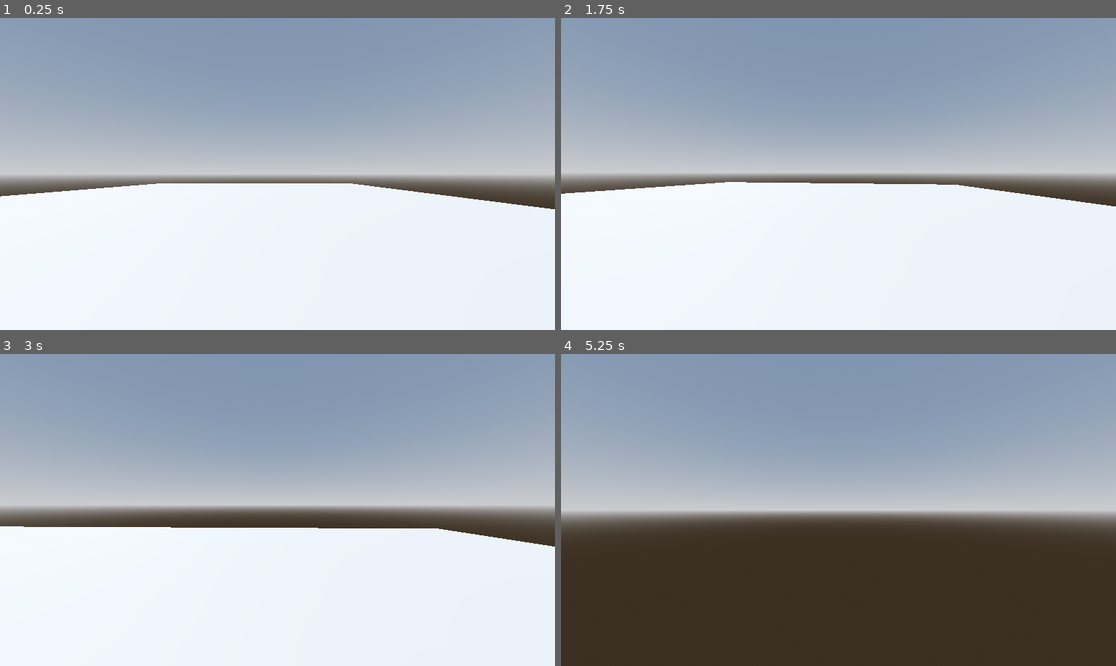
Above: before the commit, frames 1-4 (two rows, left to right).
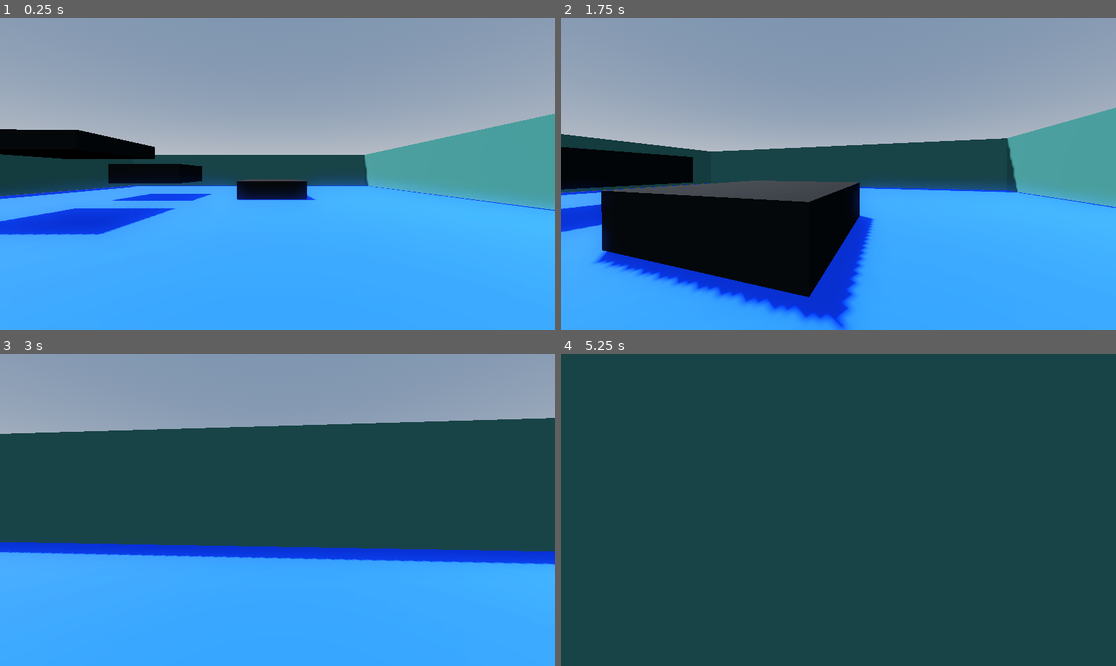
Above: after the commit, the same moments.

Repository: AmazenYT/shootergameassignment
Game: Godot game, scene res://world.tscn
Same seed, same stepped clock (60 frames per second), same inputs: the game is played once before the commit and once after it. The project has no main scene, so this scene is started directly.
Inputs (mouse positions are in pixels of both pictures, inside the frame that each line leads up to):
- Up to frame 1 (0.25 s): no input
- Up to frame 2 (1.75 s): tap Enter at 0.5 s; move the mouse to (866, 174) at 0.52 s; hold Shift (sprint) 0.53-1.28 s; hold W (up) from 0.53 s (still down); tap Space (jump) at 0.77, 1.52 s; move the mouse to (810, 174) at 1.27 s; tap Shift (sprint) at 1.35 s
- Up to frame 3 (3 s): keep holding W (up); move the mouse to (288, 503) at 2.02 s; hold Shift (sprint) 2.03-2.78 s; move the mouse to (271, 516) at 2.77 s; tap Shift (sprint) at 2.85 s
- Up to frame 4 (5.25 s): keep holding W (up); tap Space (jump) at 3.02, 3.77, 4.52 s; move the mouse to (877, 513) at 3.52 s; hold Shift (sprint) 3.53-4.28 s; move the mouse to (794, 506) at 4.27 s; tap Shift (sprint) at 4.35 s; move the mouse to (844, 510) at 5.02 s; hold Shift (sprint) from 5.03 s (still down)

The runs differ from the first frame. In frame 1, 60% of the frame differs, in the area x 0-100%, y 30-100%; in frame 2, 61%; in frame 3, 77%; in frame 4, 100%, in the area x 0-100%, y 0-100%.

Commit message:
Test Area for Movement Created

Diff:
--- a/shooter-game/project.godot
+++ b/shooter-game/project.godot
@@ -13,6 +13,11 @@
 config/name="Shooter Game"
 config/features=PackedStringArray("4.4", "Forward Plus")
 config/icon="res://icon.svg"
+
+[display]
+
+window/size/viewport_width=1920
+window/size/viewport_height=1080
 
 [input]
 
--- a/shooter-game/world.tscn
+++ b/shooter-game/world.tscn
@@ -15,9 +15,18 @@
 tonemap_mode = 2
 glow_enabled = true
 
+[sub_resource type="StandardMaterial3D" id="StandardMaterial3D_f3sb7"]
+albedo_color = Color(0, 0.266666, 1, 0.988235)
+
 [sub_resource type="CapsuleShape3D" id="CapsuleShape3D_f3sb7"]
 
 [sub_resource type="CapsuleMesh" id="CapsuleMesh_036b0"]
+
+[sub_resource type="StandardMaterial3D" id="StandardMaterial3D_fj7yv"]
+albedo_color = Color(0.188107, 0.415012, 0.395596, 1)
+
+[sub_resource type="StandardMaterial3D" id="StandardMaterial3D_tlwt5"]
+albedo_color = Color(0, 0, 0, 1)
 
 [node name="World" type="Node3D"]
 
@@ -29,12 +38,13 @@
 shadow_enabled = true
 
 [node name="CSGBox3D" type="CSGBox3D" parent="."]
-transform = Transform3D(1, 0, 0, 0, 1, 0, 0, 0, 1, 12.58, -0.474121, -2.87492)
+transform = Transform3D(1, 0, 0, 0, 1, 0, 0, 0, 1, 12.58, -0.474121, -2.87493)
 use_collision = true
 size = Vector3(29.0709, 0.0517578, 26.0045)
+material = SubResource("StandardMaterial3D_f3sb7")
 
 [node name="Player" type="CharacterBody3D" parent="."]
-transform = Transform3D(1, 0, 0, 0, 1, 0, 0, 0, 1, 0, 0.50779, 0)
+transform = Transform3D(1, 0, 0, 0, 1, 0, 0, 0, 1, 5.08694, 0.50779, 0)
 script = ExtResource("1_f3sb7")
 
 [node name="CollisionShape3D" type="CollisionShape3D" parent="Player"]
@@ -48,4 +58,46 @@
 transform = Transform3D(1, 0, 0, 0, 1, 0, 0, 0, 1, -0.348676, 0.284632, 0)
 
 [node name="Camera3D" type="Camera3D" parent="Player/Head"]
-transform = Transform3D(-0.0067718, 0, -0.999977, 0, 1, 0, 0.999977, 0, -0.0067718, 0.00758505, 0.540166, -0.00128925)
+transform = Transform3D(-0.0067718, 0, -0.999977, 0, 1, 0, 0.999977, 0, -0.0067718, 0.00139904, 0.540166, -0.00555694)
+
+[node name="CSGBox3D2" type="CSGBox3D" parent="."]
+transform = Transform3D(1, 0, 0, 0, 1, 0, 0, 0, 1, -1.9273, 1.25117, -2.86412)
+use_collision = true
+size = Vector3(0.312988, 3.35547, 25.6038)
+material = SubResource("StandardMaterial3D_fj7yv")
+
+[node name="CSGBox3D5" type="CSGBox3D" parent="."]
+transform = Transform3D(1, 0, 0, 0, 1, 0, 0, 0, 1, 26.9798, 1.25117, -2.86412)
+use_collision = true
+size = Vector3(0.312988, 3.35547, 25.6038)
+material = SubResource("StandardMaterial3D_fj7yv")
+
+[node name="CSGBox3D3" type="CSGBox3D" parent="."]
+transform = Transform3D(-4.37114e-08, 0, 1, 0, 1, 0, -1, 0, -4.37114e-08, 12.5723, 1.26019, 9.85625)
+use_collision = true
+size = Vector3(0.312988, 3.35547, 29.1725)
+material = SubResource("StandardMaterial3D_fj7yv")
+
+[node name="CSGBox3D4" type="CSGBox3D" parent="."]
+transform = Transform3D(-4.37114e-08, 0, 1, 0, 1, 0, -1, 0, -4.37114e-08, 12.5723, 1.26019, -15.8186)
+use_collision = true
+size = Vector3(0.312988, 3.35547, 29.1725)
+material = SubResource("StandardMaterial3D_fj7yv")
+
+[node name="CSGBox3D6" type="CSGBox3D" parent="."]
+transform = Transform3D(1, 0, 0, 0, 1, 0, 0, 0, 1, 16.507, -0.00382972, -0.200464)
+use_collision = true
+size = Vector3(3.17749, 0.963333, 3.52155)
+material = SubResource("StandardMaterial3D_tlwt5")
+
+[node name="CSGBox3D7" type="CSGBox3D" parent="."]
+transform = Transform3D(1, 0, 0, 0, 1, 0, 0, 0, 1, 16.4818, 0.853387, -6.62058)
+use_collision = true
+size = Vector3(3.17749, 0.969193, 3.52155)
+material = SubResource("StandardMaterial3D_tlwt5")
+
+[node name="CSGBox3D8" type="CSGBox3D" parent="."]
+transform = Transform3D(1, 0, 0, 0, 1, 0, 0, 0, 1, 11.3339, 1.6757, -6.62058)
+use_collision = true
+size = Vector3(3.17749, 0.484207, 3.52155)
+material = SubResource("StandardMaterial3D_tlwt5")
Not shown: 1 places in shooter-game/world.tscn that only renumber resources
